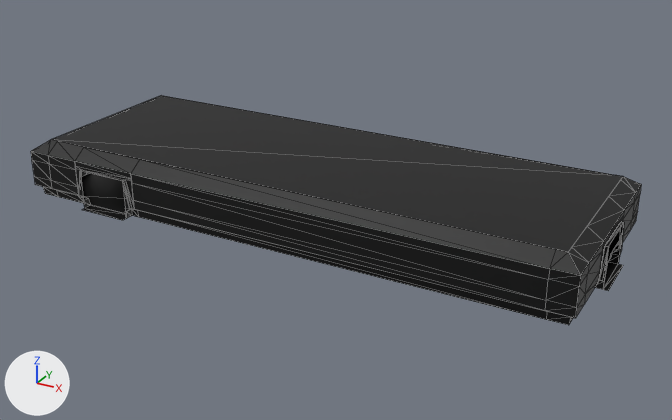
An edit to the glTF model src/map/rooms/_res/models/s7_room.glb, drawn before and after from the same camera.
Both versions are drawn from a 50 mm camera at (34.1, -35.9, 21.0) aimed at (11.5, 5.2, 0.4). Arrows for +X, +Y and +Z are at lower left; the lights stay in place. The picture after the commit comes second. Mesh edges are drawn as thin lines. Vertices at exactly the same position are counted once.

The scene before the commit, as lines of its bpy script (objects in view):
```python
me_s7_room = bpy.data.meshes.new('s7-room')
me_s7_room.from_pydata(...)  # 210 vertices, 334 faces; spans x -5.8..26.8, y -0.8..11.3, z 0.0..3.2
me_s7_room.materials.append(mat_corridor)  # black #000000
ob_s7_room = bpy.data.objects.new('s7-room', me_s7_room)
ob_s7_room.location = (0.0, 0.0, 0.0)
```
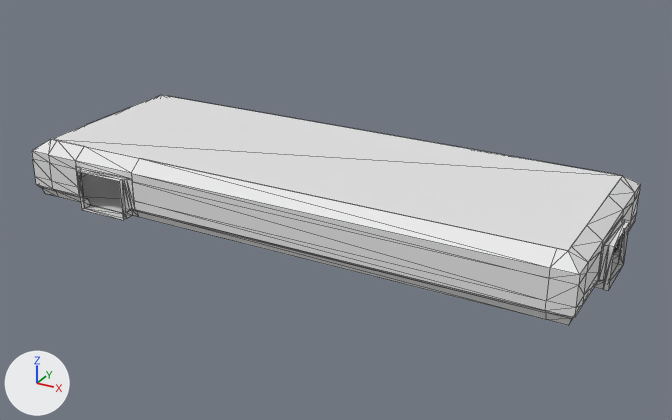
Boxes [x1, y1, x2, y2] around the edits, measured in the pictures (672 x 420 px; the box of a moved part takes in the faces that stretch with it):
's7-room', reshaped: before [31, 95, 641, 325]; after [32, 95, 640, 325]
part 1 of me_s7_room, moved or reshaped: before [48, 155, 624, 300]; after [49, 155, 629, 300]
part 2 of me_s7_room, recoloured: [32, 95, 640, 275] in both
part 3 of me_s7_room, recoloured: [32, 152, 640, 318] in both
part 4 of me_s7_room, recoloured: [38, 173, 620, 325] in both
part 5 of me_s7_room, recoloured: [82, 174, 623, 291] in both

Patch to the scene script:
```diff
--- a/src/map/rooms/_res/models/s7_room.glb.py
+++ b/src/map/rooms/_res/models/s7_room.glb.py
@@ mat_checker_1 @@
+mat_checker_1 = principled_material('checker_1')
+mat_checker_1.base_color = (0.8, 0.8, 0.8)  # white #e7e7e7
@@ mat_checker_3 @@
+mat_checker_3 = principled_material('checker_3')
+mat_checker_3.base_color = (0.8, 0.8, 0.8)  # white #e7e7e7
@@ mat_checker_4 @@
+mat_checker_4 = principled_material('checker_4')
+mat_checker_4.base_color = (0.8, 0.8, 0.8)  # white #e7e7e7
@@ mat_checker_2 @@
+mat_checker_2 = principled_material('checker_2')
+mat_checker_2.base_color = (0.8, 0.8, 0.8)  # white #e7e7e7
@@ me_s7_room @@
 # used by ob_s7_room; location = (0.0, 0.0, 0.0)
-me_s7_room.from_pydata(...)  # 210 vertices, 334 faces; spans x -5.8..26.8, y -0.8..11.3, z 0.0..3.2
+me_s7_room.from_pydata(...)  # 216 vertices, 364 faces; spans x -5.8..26.8, y -0.8..11.3, z 0.0..3.3
+# me_s7_room part 1
+# 14 vertices are removed from x -5.5..26.5, y -0.5..7.5, z 2.2
+# 60 faces are deleted
+# 4 vertices are added at (-1.6, -0.3, 2.3), (1.6, -0.3, 2.3), (-5.3, 7.1, 2.3), (26.3, 3.9, 2.3)
+# 10 new vertices lie (0.0, 0.0, 1.7) away from vertices in x -5.5..26.5, y -0.5..7.5, z 0.6
+# 6 new vertices lie (0.0, 0.0, 2.3) away from vertices in x -5.8..26.8, y -0.8..7.0, z 0.0
+# 18 new faces join them, mat_checker_2 (white #e7e7e7)
+# 70 new faces join them, mat_checker_1 (white #e7e7e7)
+# 2 new faces join them, mat_checker_3 (white #e7e7e7)
+# me_s7_room part 2: 38 faces spanning x -5.3..26.3, y -0.3..11.3, z 2.7..3.3 switch from mat_corridor (black #000000) to mat_checker_2 (white #e7e7e7)
+# me_s7_room part 3: 116 faces spanning x -5.5..26.5, y -0.5..11.3, z 0.0..2.7 switch from mat_corridor (black #000000) to mat_checker_1 (white #e7e7e7)
+# me_s7_room part 4: 108 faces spanning x -5.5..26.5, y -0.5..11.3, z 0.0..0.6 switch from mat_corridor (black #000000) to mat_checker_4 (white #e7e7e7)
+# me_s7_room part 5: 12 faces spanning x -5.8..26.8, y -0.8..11.0, z 0.0 switch from mat_corridor (black #000000) to mat_checker_3 (white #e7e7e7)
```
